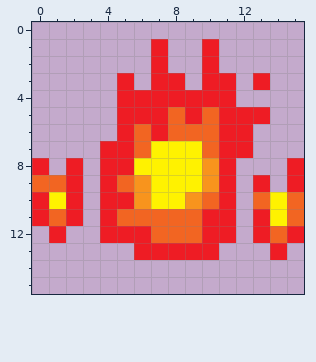
Pixel-art sprite -- sprites/spr_enemy_type3/layers/6b6e95fc-a71e-4f2d-96be-f2cd405977f7/98aa3adf-18b6-42b8-a0d3-5b928fa8ac68.png. That is the earlier state.
The file is 16x16 pixels.
Now the later version:
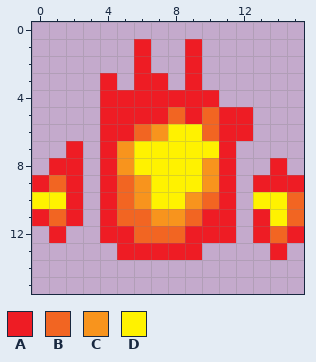
Palette (. is transparent): A #ee1c24  B #f26522  C #f8941d  D #fff200
The edit:
@@ x 0..15 @@
  0 ................
- 1 .......A..A.....
- 2 .......A..A.....
- 3 .....A.AA.AA.A..
- 4 .....AAAAAAA....
- 5 .....AAABABAAA..
- 6 .....ABABBBAA...
- 7 ....AABDDDBAA...
- 8 A.A.AADDDDCA...A
- 9 BBA.ABCDDDCA.A.A
-10 ADA.AACDDCBA.BDB
-11 ABA.ABBBBBAA.ADB
-12 .A..AAABBBAA.ABA
-13 ......AAAAA...A.
+ 1 ......A..A......
+ 2 ......A..A......
+ 3 ....A.AA.A......
+ 4 ....AAAAAAA.....
+ 5 ....AAAABABAA...
+ 6 ....AABCDDBAA...
+ 7 ..A.ACDDDDDA....
+ 8 .AA.ACDDDDCA..A.
+ 9 ABA.ABCDDDCA.AAA
+10 DDA.ABCDDCBA.DDB
+11 ABA.ABBCCBAA.ADB
+12 .A..AABBBAAA.ABA
+13 .....AAAAA....A.
 14 ................
